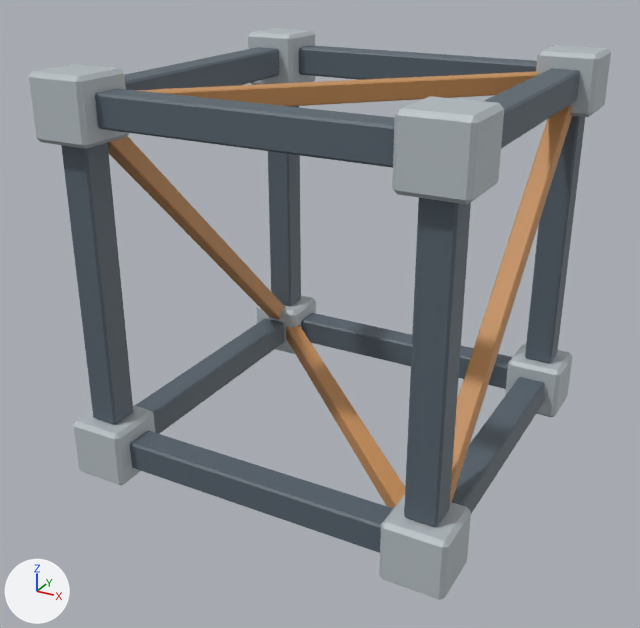
What one commit did to the OBJ model Tools/ModelFactory/M03/M03-001/M03-001.obj.
Camera for both pictures: a 50 mm camera at (0.971, -1.884, 0.784) aimed at (-0.024, -0.074, -0.121). The axes (+X, +Y, +Z) are drawn at lower left. The lights are the same throughout. The older version comes first. Where no turn or scale is listed for an object, it has been applied to the vertices.

The first picture shows 'DIAGONAL_BACK', 'DIAGONAL_RIGHT', 'NODE_NPP', 'NODE_PNP', 'NODE_PPP', 'X_BEAM_-1_1', 'X_BEAM_1_-1', 'X_BEAM_1_1', 'Y_BEAM_-1_1', 'Y_BEAM_1_-1', 'Y_BEAM_1_1', 'Z_BEAM_-1_-1' and 12 more.
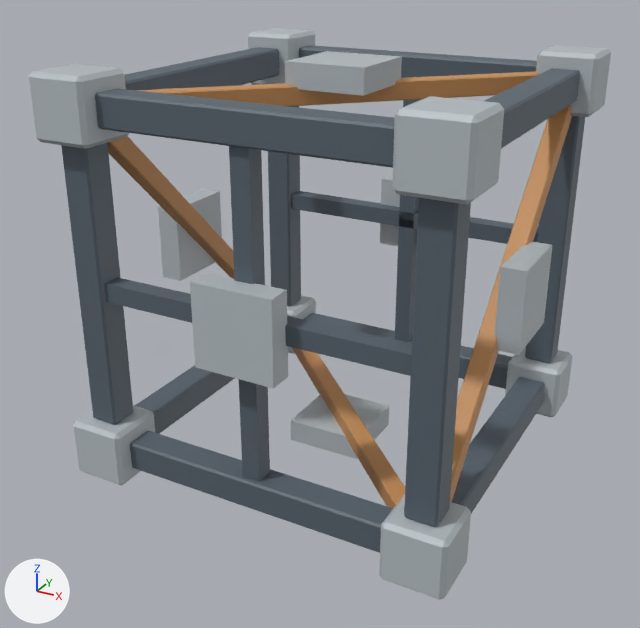
Commit message: asset(M03): synchronize static OBJ with six flush mounting pads and 8 supports

What changed in the scene script:
```text
Add ob_mount_rib_pz_py:
    ob_mount_rib_pz_py = bpy.data.objects.new('MOUNT_RIB_PZ_PY', me_mount_rib_pz_py)  # a box spanning x -0.023..0.023, y -0.448..-0.402, z 0.0..0.425; in mat_m03_001_graphite_steel (greyish blue #57636e)
    ob_mount_rib_pz_py.location = (0.0, 0.0, 0.0)
Add ob_mount_rib_pz_px:
    ob_mount_rib_pz_px = bpy.data.objects.new('MOUNT_RIB_PZ_PX', me_mount_rib_pz_px)  # a box spanning x 0.0..0.425, y -0.448..-0.402, z -0.023..0.023; in mat_m03_001_graphite_steel (greyish blue #57636e)
    ob_mount_rib_pz_px.location = (0.0, 0.0, 0.0)
Add ob_mount_rib_pz_ny:
    ob_mount_rib_pz_ny = bpy.data.objects.new('MOUNT_RIB_PZ_NY', me_mount_rib_pz_ny)  # a box spanning x -0.023..0.023, y -0.448..-0.402, z -0.425..0.0; in mat_m03_001_graphite_steel (greyish blue #57636e)
    ob_mount_rib_pz_ny.location = (0.0, 0.0, 0.0)
Add ob_mount_rib_pz_nx:
    ob_mount_rib_pz_nx = bpy.data.objects.new('MOUNT_RIB_PZ_NX', me_mount_rib_pz_nx)  # a box spanning x -0.425..0.0, y -0.448..-0.402, z -0.023..0.023; in mat_m03_001_graphite_steel (greyish blue #57636e)
    ob_mount_rib_pz_nx.location = (0.0, 0.0, 0.0)
Add ob_mount_rib_nz_py:
    ob_mount_rib_nz_py = bpy.data.objects.new('MOUNT_RIB_NZ_PY', me_mount_rib_nz_py)  # a box spanning x -0.023..0.023, y 0.402..0.448, z 0.0..0.425; in mat_m03_001_graphite_steel (greyish blue #57636e)
    ob_mount_rib_nz_py.location = (0.0, 0.0, 0.0)
Add ob_mount_rib_nz_px:
    ob_mount_rib_nz_px = bpy.data.objects.new('MOUNT_RIB_NZ_PX', me_mount_rib_nz_px)  # a box spanning x 0.0..0.425, y 0.402..0.448, z -0.023..0.023; in mat_m03_001_graphite_steel (greyish blue #57636e)
    ob_mount_rib_nz_px.location = (0.0, 0.0, 0.0)
Add ob_mount_rib_nz_ny:
    ob_mount_rib_nz_ny = bpy.data.objects.new('MOUNT_RIB_NZ_NY', me_mount_rib_nz_ny)  # a box spanning x -0.023..0.023, y 0.402..0.448, z -0.425..0.0; in mat_m03_001_graphite_steel (greyish blue #57636e)
    ob_mount_rib_nz_ny.location = (0.0, 0.0, 0.0)
Add ob_mount_rib_nz_nx:
    ob_mount_rib_nz_nx = bpy.data.objects.new('MOUNT_RIB_NZ_NX', me_mount_rib_nz_nx)  # a box spanning x -0.425..0.0, y 0.402..0.448, z -0.023..0.023; in mat_m03_001_graphite_steel (greyish blue #57636e)
    ob_mount_rib_nz_nx.location = (0.0, 0.0, 0.0)
Add ob_mount_pad_pz:
    ob_mount_pad_pz = bpy.data.objects.new('MOUNT_PAD_PZ', me_mount_pad_pz)  # a box spanning x -0.1..0.1, y -0.5..-0.44, z -0.1..0.1; in mat_m03_001_brushed_titanium (light grey #b6bfc4)
    ob_mount_pad_pz.location = (0.0, 0.0, 0.0)
Add ob_mount_pad_py:
    ob_mount_pad_py = bpy.data.objects.new('MOUNT_PAD_PY', me_mount_pad_py)  # a box spanning x -0.1..0.1, y -0.1..0.1, z 0.44..0.5; in mat_m03_001_brushed_titanium (light grey #b6bfc4)
    ob_mount_pad_py.location = (0.0, 0.0, 0.0)
Add ob_mount_pad_px:
    ob_mount_pad_px = bpy.data.objects.new('MOUNT_PAD_PX', me_mount_pad_px)  # a box spanning x 0.44..0.5, y -0.1..0.1, z -0.1..0.1; in mat_m03_001_brushed_titanium (light grey #b6bfc4)
    ob_mount_pad_px.location = (0.0, 0.0, 0.0)
Add ob_mount_pad_nz:
    ob_mount_pad_nz = bpy.data.objects.new('MOUNT_PAD_NZ', me_mount_pad_nz)  # a box spanning x -0.1..0.1, y 0.44..0.5, z -0.1..0.1; in mat_m03_001_brushed_titanium (light grey #b6bfc4)
    ob_mount_pad_nz.location = (0.0, 0.0, 0.0)
Add ob_mount_pad_ny:
    ob_mount_pad_ny = bpy.data.objects.new('MOUNT_PAD_NY', me_mount_pad_ny)  # a box spanning x -0.1..0.1, y -0.1..0.1, z -0.5..-0.44; in mat_m03_001_brushed_titanium (light grey #b6bfc4)
    ob_mount_pad_ny.location = (0.0, 0.0, 0.0)
Add ob_mount_pad_nx:
    ob_mount_pad_nx = bpy.data.objects.new('MOUNT_PAD_NX', me_mount_pad_nx)  # a box spanning x -0.5..-0.44, y -0.1..0.1, z -0.1..0.1; in mat_m03_001_brushed_titanium (light grey #b6bfc4)
    ob_mount_pad_nx.location = (0.0, 0.0, 0.0)
```

Location of each change, (x1, y1, x2, y2) in pixels of the pictures (640 x 628 px):
'MOUNT_PAD_PZ', added: after (190, 273, 288, 389)
'MOUNT_PAD_PX', added: after (494, 241, 552, 355)
'MOUNT_RIB_PZ_PY', added: after (229, 146, 265, 285)
'MOUNT_PAD_PY', added: after (285, 51, 402, 96)
'MOUNT_RIB_PZ_PX', added: after (285, 316, 412, 376)
'MOUNT_PAD_NX', added: after (158, 189, 222, 281)
'MOUNT_PAD_NY', added: after (291, 394, 389, 459)
'MOUNT_RIB_PZ_NY', added: after (239, 379, 270, 482)
'MOUNT_RIB_PZ_NX', added: after (105, 277, 192, 323)
'MOUNT_RIB_NZ_NY', added: after (395, 219, 417, 342)
'MOUNT_RIB_NZ_NX', added: after (291, 191, 407, 227)
'MOUNT_RIB_NZ_PX', added: after (406, 211, 538, 244)
'MOUNT_PAD_NZ', added: after (380, 174, 400, 246)
'MOUNT_RIB_NZ_PY', added: after (399, 99, 422, 221)
'X_BEAM_-1_-1', unchanged, covered by the edit: before (301, 313, 512, 389); after (304, 313, 512, 389)
